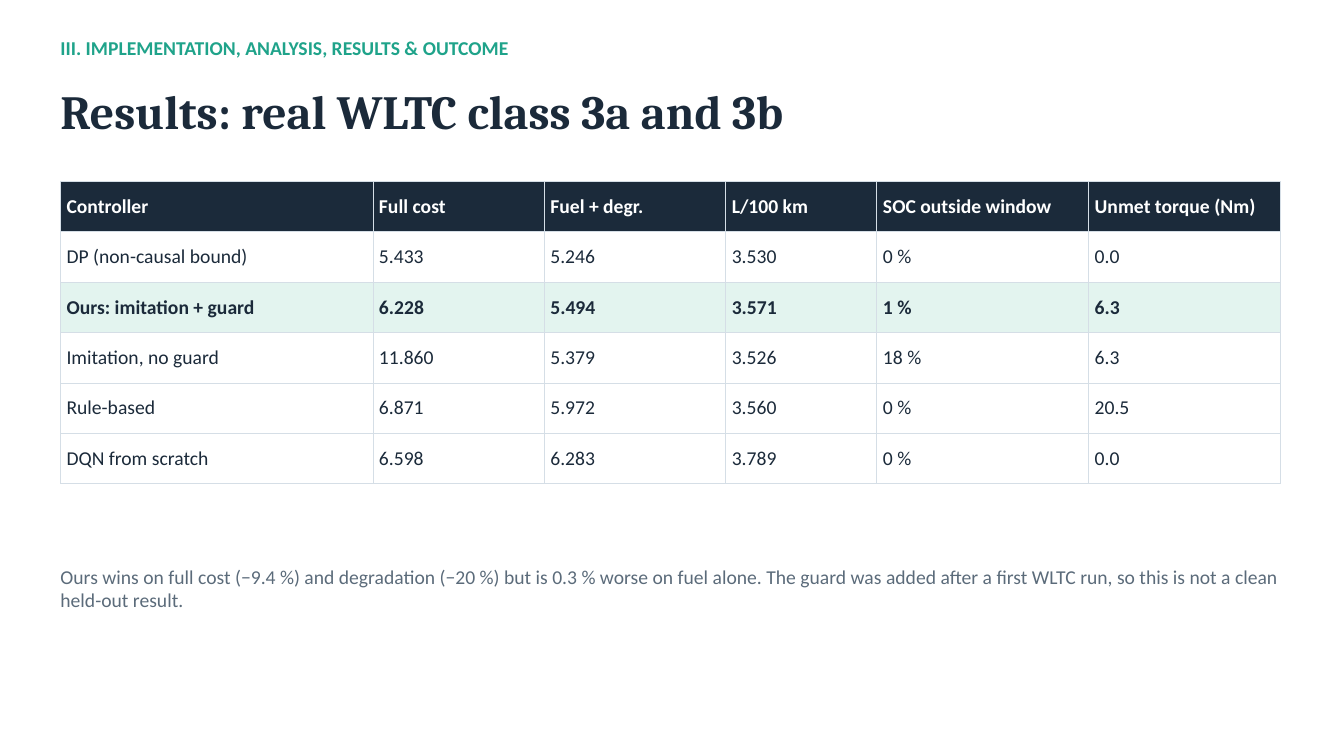
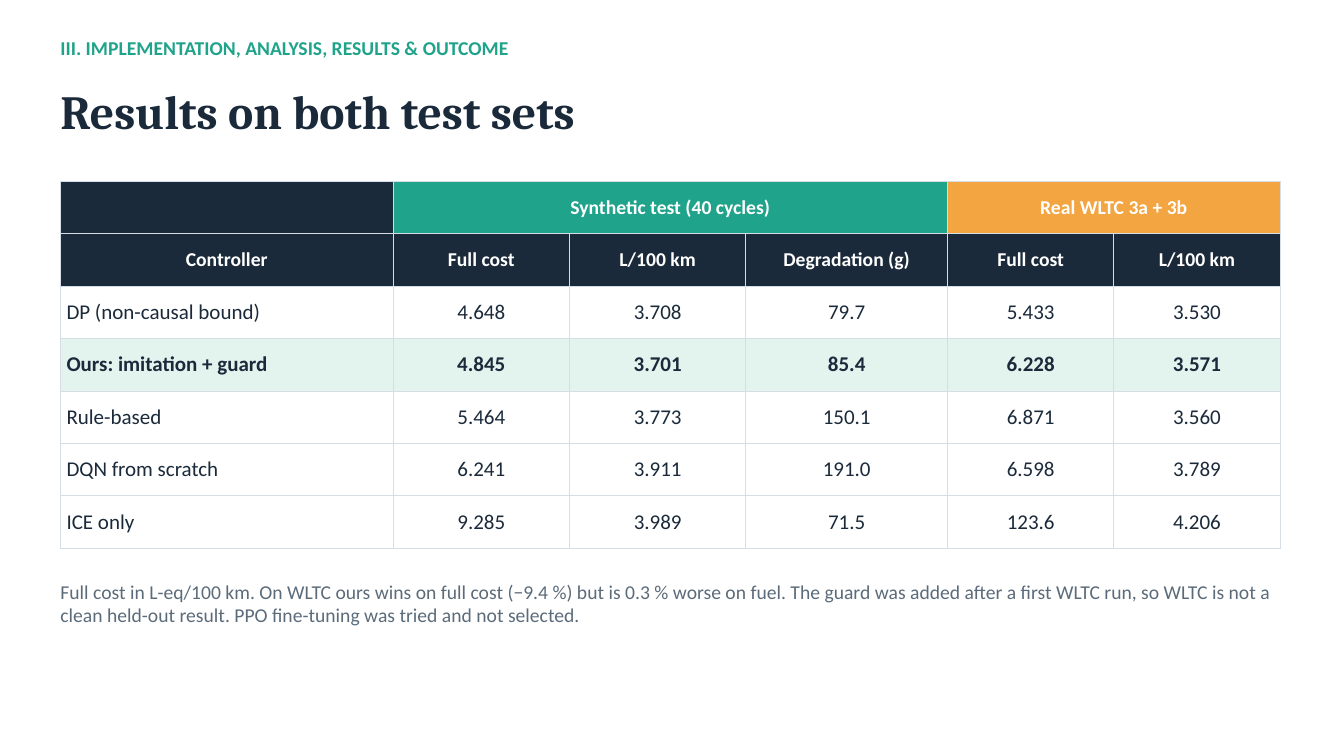
Before and after one commit to Uchihakamal1816/hev-torque-split-drl, a slide deck: slide 9 of HEV_Torque_Split_RL.pptx (slide 10 before the commit). Drawn at 1344x756 pixels with LibreOffice and Linux fonts; fonts in the diff are those of the drawing. Boxes give left, top, right and bottom in pixels: in the first picture for what was removed or moved away, otherwise in the second. Text is boxed around its words. In the diff, an @@ line names an element or a change of style, - is before the commit and + after.

```diff
--- a/HEV_Torque_Split_RL.pptx
+++ b/HEV_Torque_Split_RL.pptx
@@ text at (60,96,575,130): text changed @@
-Results: real WLTC class 3a and 3b
+Results on both test sets
@@ table at (60,181,1280,537) @@
-row 1: Controller | Full cost | Fuel + degr. | L/100 km | SOC outside window | Unmet torque (Nm)
-row 2: DP (non-causal bound) | 5.433 | 5.246 | 3.530 | 0 % | 0.0
-row 3: Ours: imitation + guard | 6.228 | 5.494 | 3.571 | 1 % | 6.3
-row 4: Imitation, no guard | 11.860 | 5.379 | 3.526 | 18 % | 6.3
-row 5: Rule-based | 6.871 | 5.972 | 3.560 | 0 % | 20.5
-row 6: DQN from scratch | 6.598 | 6.283 | 3.789 | 0 % | 0.0
+row 1:  | Synthetic test (40 cycles) |  |  | Real WLTC 3a + 3b | 
+row 2: Controller | Full cost | L/100 km | Degradation (g) | Full cost | L/100 km
+row 3: DP (non-causal bound) | 4.648 | 3.708 | 79.7 | 5.433 | 3.530
+row 4: Ours: imitation + guard | 4.845 | 3.701 | 85.4 | 6.228 | 3.571
+row 5: Rule-based | 5.464 | 3.773 | 150.1 | 6.871 | 3.560
+row 6: DQN from scratch | 6.241 | 3.911 | 191.0 | 6.598 | 3.789
+row 7: ICE only | 9.285 | 3.989 | 71.5 | 123.6 | 4.206
@@ text at (60,585,1269,626): text changed @@
-Ours wins on full cost (−9.4 %) and degradation (−20 %) but is 0.3 % worse on fuel alone. The guard was added after a first WLTC run, so this is not a clean held-out result.
+Full cost in L-eq/100 km. On WLTC ours wins on full cost (−9.4 %) but is 0.3 % worse on fuel. The guard was added after a first WLTC run, so WLTC is not a clean held-out result. PPO fine-tuning was tried and not selected.
```
Also in this commit, not shown: 8 other slides changed, 3 slides added, 6 slides removed, 1 other file.
